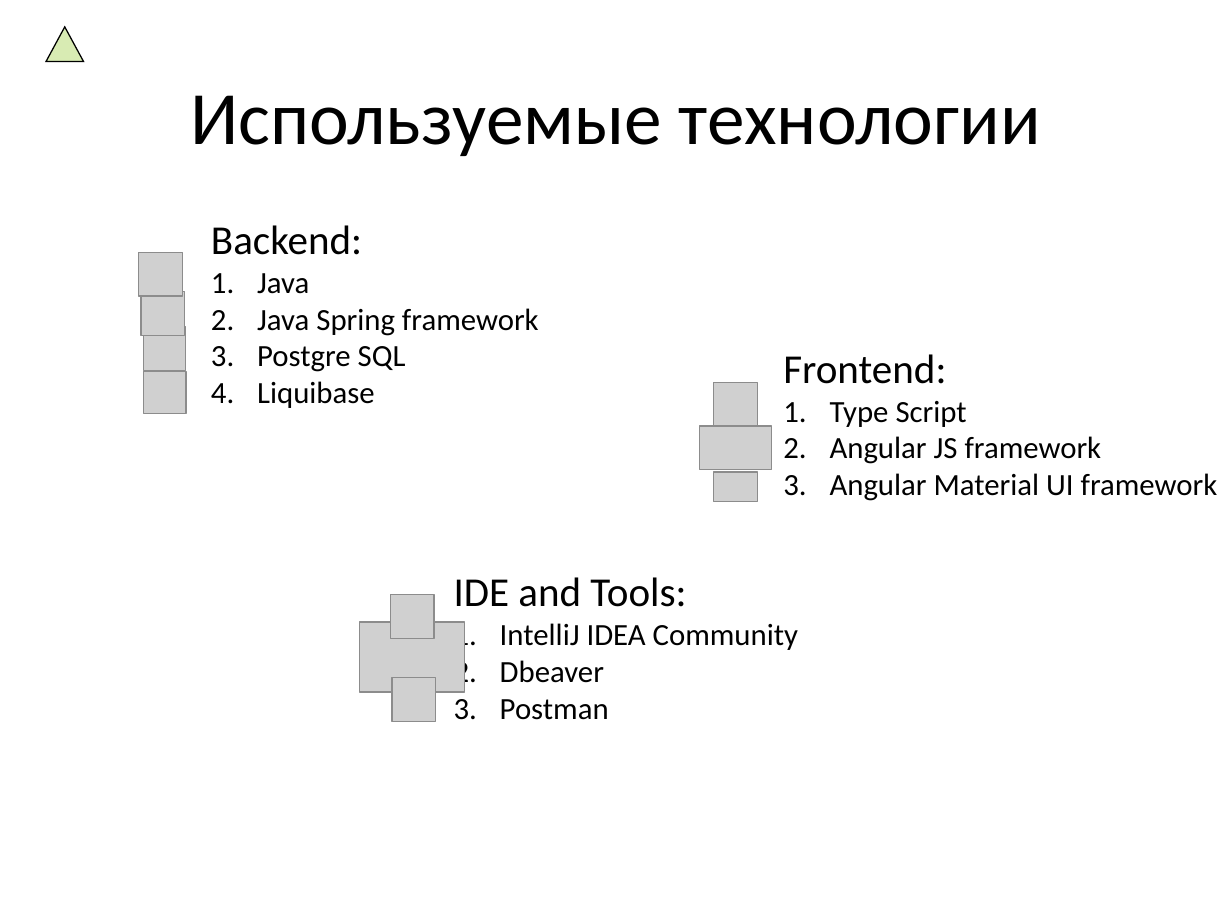
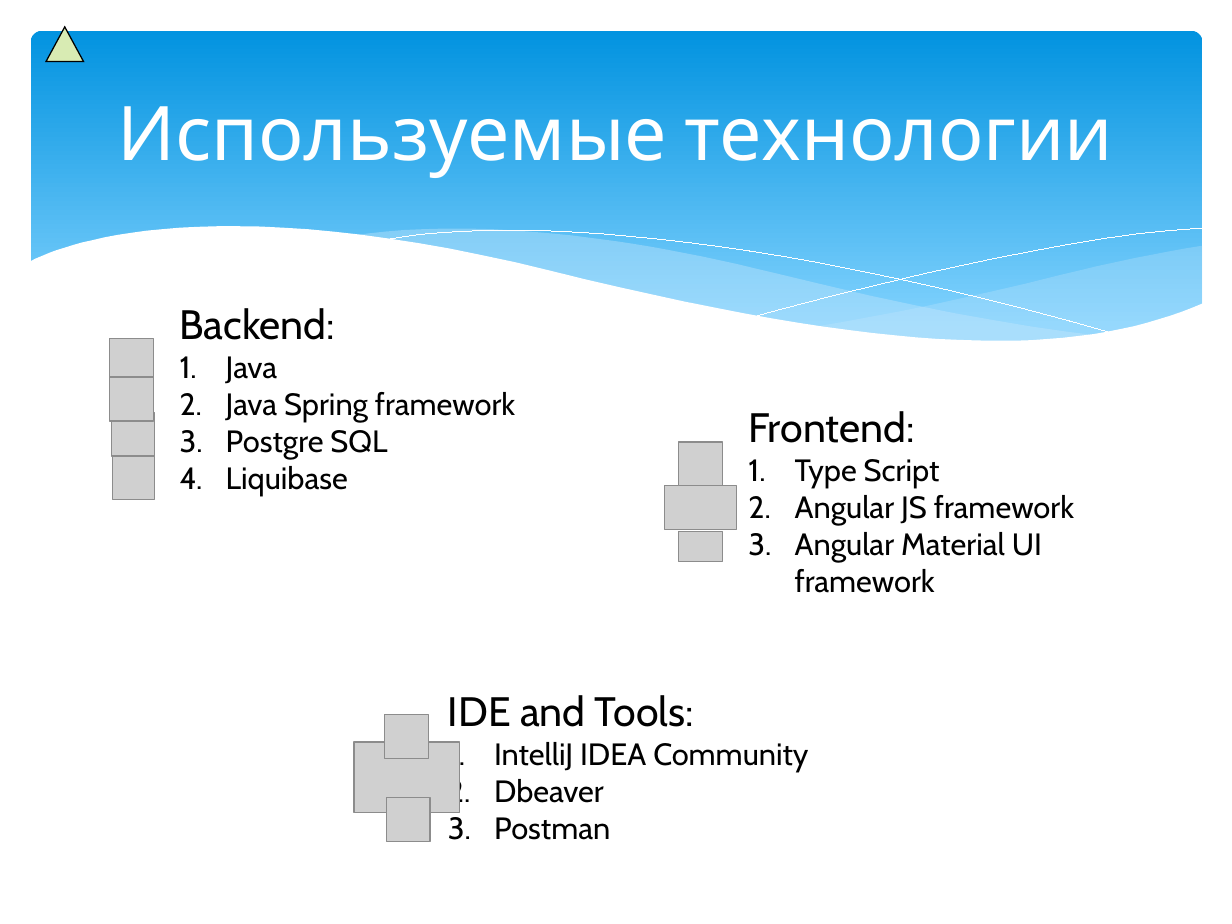
Before and after one commit to pavel-golovchan/2021-05-otus-spring, a slide deck: slide 5 of project-photo-blog/notes/prezentation.pptx. Drawn at 1232x924 pixels with LibreOffice and Linux fonts; fonts in the diff are those of the drawing; grey boxes stand for pictures. Boxes give left, top, right and bottom in pixels: in the first picture for what was removed or moved away, otherwise in the second. Text is boxed around its words. In the diff, an @@ line names an element or a change of style, - is before the commit and + after.

```diff
--- a/project-photo-blog/notes/prezentation.pptx
+++ b/project-photo-blog/notes/prezentation.pptx
@@ rounded rectangle added at <box>31,31,1202,363</box>, fill gradient #0293E0 to #83D3FE @@
@@ title "Используемые технологии": place and size @@
-title "Используемые технологии" at <box>190,95,1041,156</box>
+title "Используемые технологии" at <box>117,106,1113,178</box>
@@ title "Используемые технологии" at <box>117,106,1113,178</box>: font Calibri to Cabin, text colour #000000 to #FFFFFF @@
@@ group added at <box>28,227,1204,405</box>: 5 freeform shapes @@
@@ 4 pictures, 1 text: place and size @@
-4 pictures, 1 text at <box>139,225,539,413</box>
+4 pictures, 1 text at <box>110,308,515,499</box>
@@ 3 pictures, 1 text: place and size @@
-3 pictures, 1 text at <box>700,354,1218,501</box>
+3 pictures, 1 text at <box>664,411,1074,562</box>
@@ font Calibri to Cabin in 3 elements at <box>748,411,1074,562</box>, <box>180,308,515,496</box>, <box>448,695,808,840</box> @@
@@ 3 pictures, 1 text: place and size @@
-3 pictures, 1 text at <box>360,577,798,722</box>
+3 pictures, 1 text at <box>354,695,808,841</box>
```
Also in this commit, not shown: 2 other slides changed, 8 slides added, 5 slides removed, 7 other files.
